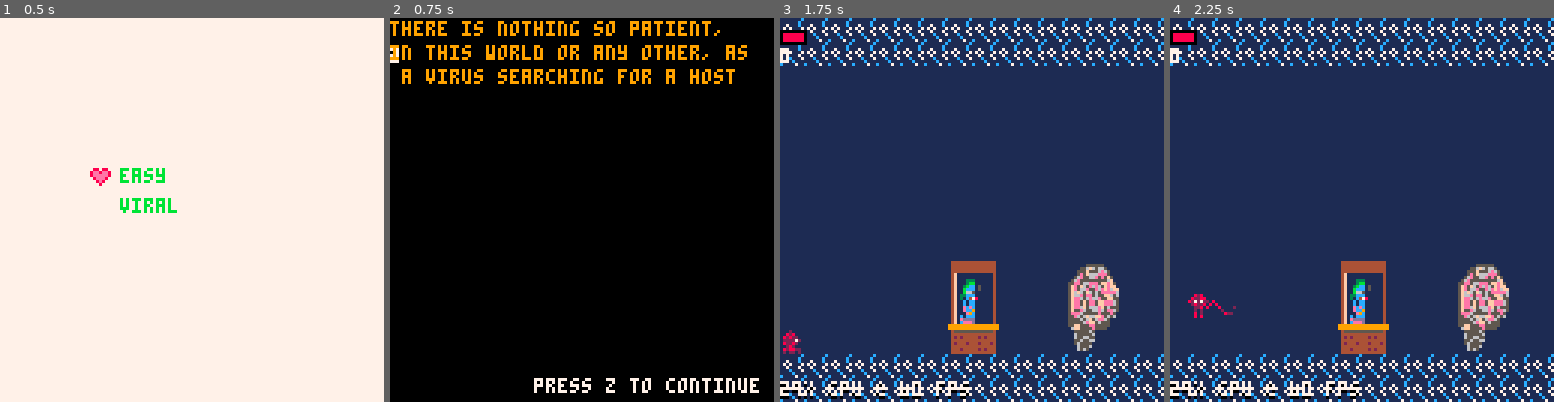
Above: before the commit, frames 1-4 (left to right).
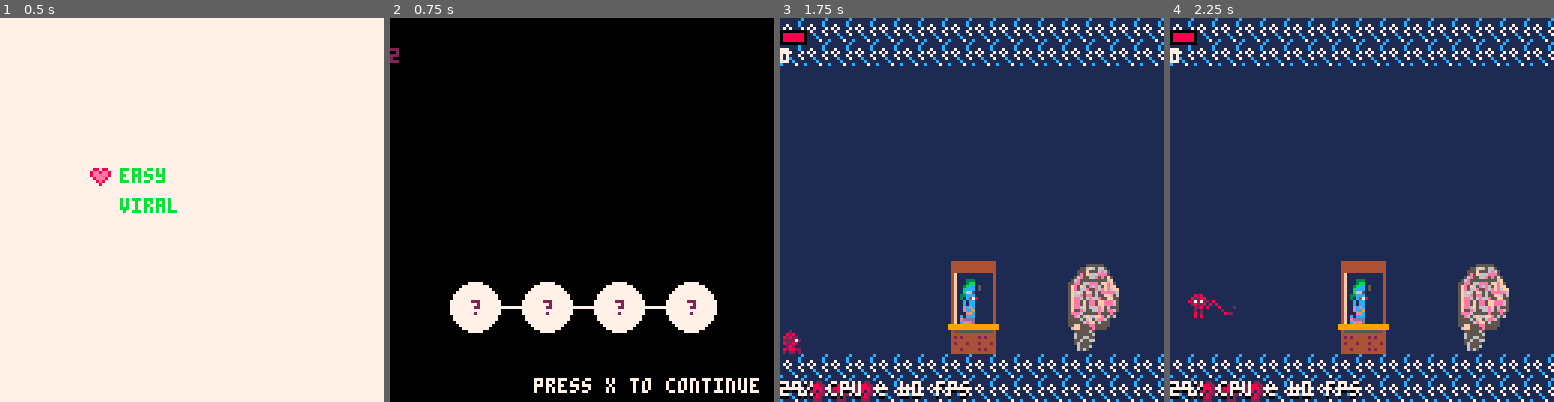
Above: after the commit, the same moments.

Repository: Von-dy/Game_Design_Final_Project
Game: PICO-8 cartridge boxes.p8
The game is run twice, just before and just after one commit, with the same random seed, the same clock (stepped at 60 frames per second) and the same inputs.
Inputs:
- Up to frame 1 (0.5 s): tap X (X key) at 0.33 s
- Up to frame 2 (0.75 s): tap O (Z key) at 0.7 s
- Up to frame 3 (1.75 s): tap X (X key) at 1.07 s; hold Right from 1.6 s (still down); tap O (Z key) at 1.7 s
- Up to frame 4 (2.25 s): tap X (X key) at 1.85 s; release Right at 2.1 s; tap O (Z key) at 2.1 s; hold Up from 2.15 s (still down)

Frame 1 is identical in both runs. In frame 2, 9.7% of the frame differs, in the area x 0-93%, y 0-98%; in frame 3, 0.4%; in frame 4, 0.4%.

Commit message:
Added transition "map" and stomach platform fix

Diff:
--- a/boxes.p8
+++ b/boxes.p8
@@ -447,7 +447,7 @@
  debug=false
  lbx,lby,mode=0,0,0
  --state: 0=overworld, 1=boss, 2=transition, 3=gameover, 4=menu
- game={ready_count=0,frame_counter=0, state=4, next_boss=5, b_remaining={1,2,3}, difficulty=1, menu=0, menuchoice=0, scores={}, activescores={}, screenshake=0, camx=0, camy=0}
+ game={ready_count=0,frame_counter=0, state=4, next_boss=5, b_remaining={1,2,3}, b_faught={}, difficulty=1, menu=0, menuchoice=0, scores={}, activescores={}, screenshake=0, camx=0, camy=0}
  quotes={"a virus is a small infectious agent that replicates only inside the living cells of other organisms. viruses  …(3169 unchanged characters)…
  players={}
  game.update=curr_game:update_game(game.state)
@@ -520,6 +520,7 @@
   music(16)
   if r>0 then game.next_boss=game.b_remaining[flr(rnd(r))+1] del(game.b_remaining, game.next_boss)
   else game.next_boss=4 end
+  add(game.b_faught, game.next_boss)
  else game.state=1 game.next_boss=5 end
  --4,5 scires and stuff
  for p in all(players) do
@@ -610,8 +611,16 @@
 end
 
 function draw_transition()
- print_quote(random_quote,30,0,1,9)
- print("press z to continue",48,120,7)
+ --print_quote(random_quote,30,0,1,9)
+ print("press x to continue",48,120,7)
+ for i=1,4 do
+  local x=i*24
+  circfill(4+x,96,8,7) --draw white circle in background
+  if i<4 then line(13+x,96,19+x,96,7) end
+  if i>#game.b_faught then print("?", 3+x, 94, 2) end --draw sprite here
+  if i<#game.b_faught then sspr(56, 8, 8, 8, x-4, 89, 16,16) end
+  if game.b_faught[i] then spr(game.b_faught[i]+23, x, 92) end
+ end
 end
 -----------------------------
 -- menu functions
@@ -692,8 +701,10 @@
   return function() -- return stomach movement
    for i=1, #plats do
     local p=plats[i]
-    p=p:translate(v(-.25,0))
+    local move_vec=v(-.25,0)
+    p=p:translate(move_vec)
     if p.xr<0 then p=p:translate(v(128,0)) end
+    moving_plat_collision(p, move_vec)
     plats[i]=p
     boss.col_boxes[i+1]=p
    end
@@ -1710,14 +1721,14 @@
 06222260002282000028220008822280002002000020020000282200005bb50005bbb500533b50005350053505355550fffffff4fff44ffffff44fff76665707
 0062260022828280082828222272272200800200008002008228282800533500005550005b55b5005350053505333bb5ffffff44f0004ffff00f4ffff6667767
 000660008020202002020202082828200080080000800800202002020005500000050000555055505550055505555550ffffff440000444440004fffff765766
-022000200000000000000000000000000505005009995950909509090000000000000000000000000000000000000000fffffffffffffffffffffffffff76776
-020202200008800000000000000000005050050559555595090995900000000000000000000000000000000000000000fffffffffffffffffffffffffff76766
-022000200082280005998800000880000555555095599590599889090bbbbb0000000000000000000000000000000000ffffffffffffffffffffffffffffffff
-02000020008228000998228000822800005995059598895590888895003333b000000000000000000000000000000000ffffffffffeeefffeeeffffffff77fff
-02000222009889005998228009822800505995005598895959888890003333b000000000000000000000000000000000fffffffffeeeeeeeeeeefffff7777fff
-000000000099990005998800599880000555555095599590959889550bbbbb0000000000000000000000000000000000ffffffffeeee777777eeefff7777ffff
-000222000059950000000000059900005050050559555595095095990000000000000000000000000000000000000000ffffffffee777777777eee77777fffff
-000020000005000000000000005000000500505000905950909550950000000000000000000000000000000000000000fffffffee7777777777745577fffffff
+0220002000000000000000000000000005050050099959509095090920000002100001100000ee000001100000000000fffffffffffffffffffffffffff76776
+02020220000880000000000000000000505005055955559509099590020000201121221000000ee000e11e0000555000fffffffffffffffffffffffffff76766
+022000200082280005998800000880000555555095599590599889090020020002188220000000ee0ee118e005666550ffffffffffffffffffffffffffffffff
+02000020008228000998228000822800005995059598895590888895000220000288882000000eeeee811e8e56666665ffffffffffeeefffeeeffffffff77fff
+0200022200988900599822800982280050599500559889595988889000022000022818200000eeeee8e11eee56666666fffffffffeeeeeeeeeeefffff7777fff
+000000000099990005998800599880000555555095599590959889550020020000218220ee0eeee08ee11e8e56666666ffffffffeeee777777eeefff7777ffff
+000222000059950000000000059900005050050559555595095095990200002000228200eeeeee00eee00eee56666660ffffffffee777777777eee77777fffff
+0000200000050000000000000050000005005050009059509095509520000002000222000eee00000e0000e005555550fffffffee7777777777745577fffffff
 06666660000c10000001c0000000000000c11c0000c11c000001c0000000000000000000000000000000000000000000ffffffee0000000000044457ffffffff
 0066660000c11c0000c11c00000000000c111cc00c111cc000c11c000000000000000000000000000000000000000000fffffee000000000004444eeffffffff
 06cccc600111c1c00c1c111000000000c1711711c17117110c1c11100880880008808800000000000000000000000000fffffee777777777777777eeffffffff
